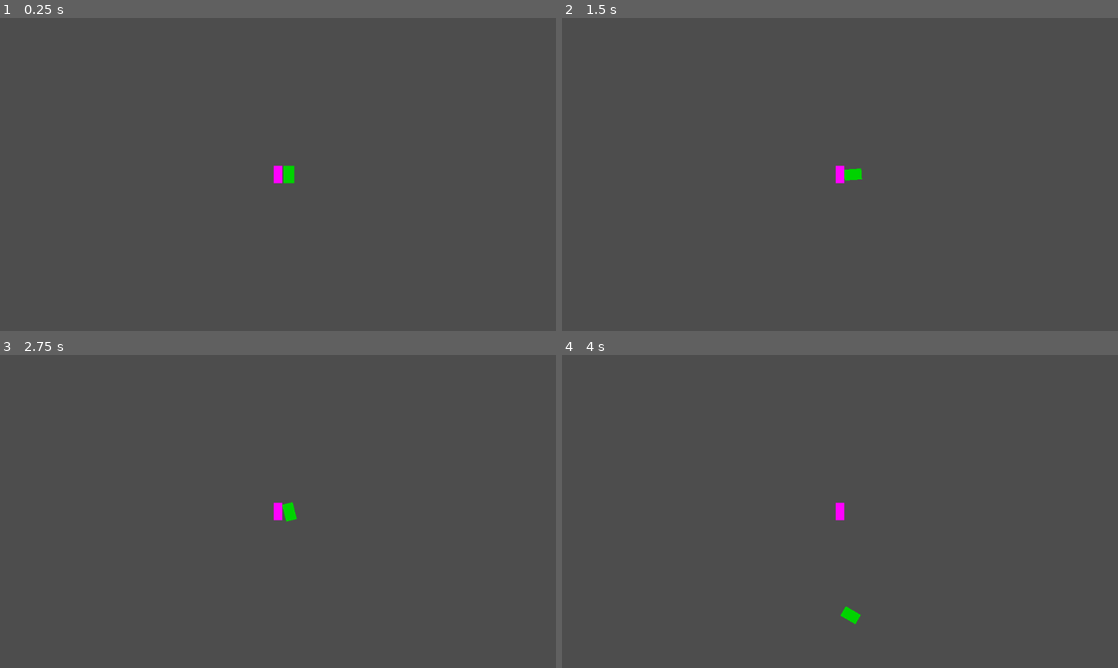
Above: before the commit, frames 1-4 (two rows, left to right).
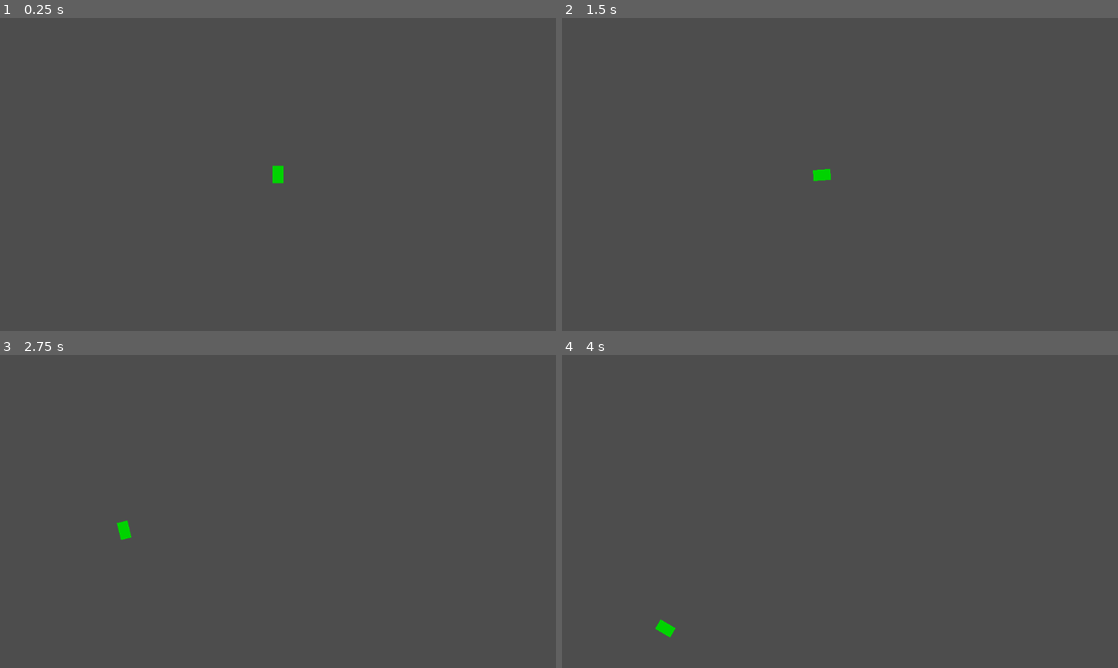
Above: after the commit, the same moments.

Repository: AndrewJDGalga/godot-simpleshooter
Game: Godot game, scene res://lv/test_space.tscn
The game is run twice, just before and just after one commit, with the same random seed, the same clock (stepped at 60 frames per second) and the same inputs.
Inputs:
- Up to frame 1 (0.25 s): no input
- Up to frame 2 (1.5 s): tap Enter at 0.5 s; hold D (right) 0.53-1.28 s; tap Space (fire_laser) at 0.6, 1.25, 1.35 s; hold Down (down) from 1.28 s (still down)
- Up to frame 3 (2.75 s): release Down (down) at 2.03 s; hold D (right) from 2.03 s (still down); tap Space (fire_laser) at 2.1 s
- Up to frame 4 (4 s): release D (right) at 2.78 s; hold W (up) 2.78-3.53 s; tap Space (fire_laser) at 2.85, 3.6 s; hold A (left) from 3.53 s (still down)

The runs differ from the first frame. In frame 1, 0.2% of the frame differs, in the area x 49-53%, y 47-53%; in frame 2, 0.3%; in frame 3, 0.3%, in the area x 21-54%, y 46-60%; in frame 4, 0.3%.
Error after the commit: Attempt to call function 'add_enemy' in base 'null instance' on a null instance. (res://lv/test_space.gd:6)

Commit message:
modified spacing for direction.

Diff:
--- a/lv/test_space.tscn
+++ b/lv/test_space.tscn
@@ -15,6 +15,20 @@
 
 [node name="Camera2D" type="Camera2D" parent="."]
 
-[node name="SpawnPoint" parent="." instance=ExtResource("3_kmbvh")]
-target_positions = PackedVector2Array(1, 0, 2, 0, 3, 0, 4, 0, 5, 0)
+[node name="spawn_points" type="Node2D" parent="."]
+
+[node name="SpawnPoint" parent="spawn_points" instance=ExtResource("3_kmbvh")]
+position = Vector2(-576, 0)
+target_positions = PackedVector2Array(576, 0, 576, -243, 576, 243)
 test_enemy = ExtResource("3_0sjr2")
+
+[node name="destination_points" type="Node2D" parent="."]
+
+[node name="rightX" type="Node2D" parent="destination_points"]
+position = Vector2(576, 0)
+
+[node name="rightUp" type="Node2D" parent="destination_points"]
+position = Vector2(576, -243)
+
+[node name="rightDown" type="Node2D" parent="destination_points"]
+position = Vector2(576, 243)
